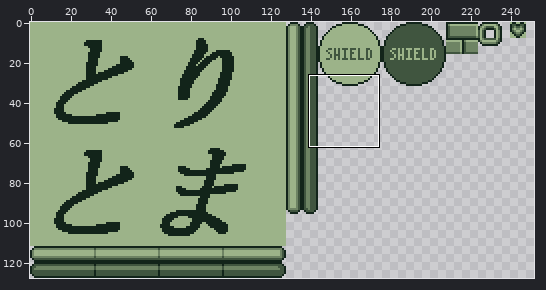
One commit to this sprite sheet: src/images/control.png. The picture above shows the old version from afar; the outline marks the close-up.
Close-up. The starting point:
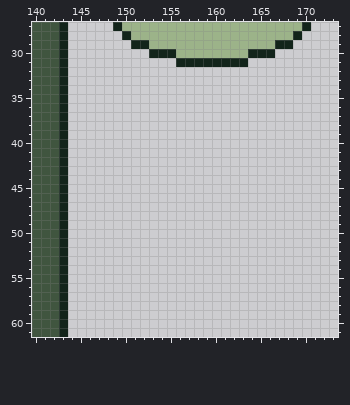
The file is 256x128 pixels. Shown: x 140..173, y 27..61. The wide view leaves out empty margins.
After the commit:
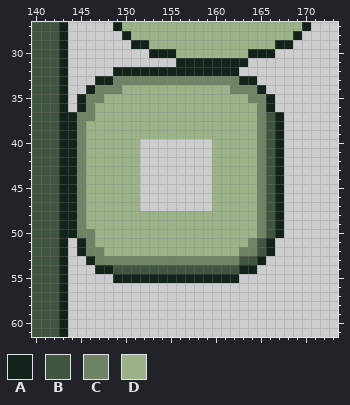
Palette (. is transparent): A #12241a  B #40553f  C #6e8464  D #9cb389
Edits made:
@@ x 140..173 @@
 31 BBBA............AAAAAAAA..........
-32 BBBA..............................
-33 BBBA..............................
-34 BBBA..............................
-35 BBBA..............................
-36 BBBA..............................
-37 BBBA..............................
-38 BBBA..............................
-39 BBBA..............................
-40 BBBA..............................
-41 BBBA..............................
-42 BBBA..............................
-43 BBBA..............................
-44 BBBA..............................
-45 BBBA..............................
-46 BBBA..............................
-47 BBBA..............................
-48 BBBA..............................
-49 BBBA..............................
-50 BBBA..............................
-51 BBBA..............................
-52 BBBA..............................
-53 BBBA..............................
-54 BBBA..............................
-55 BBBA..............................
+32 BBBA.....AAAAAAAAAAAAAA...........
+33 BBBA...AACCCCCCCCCCCCCCAA.........
+34 BBBA..ACCCDDDDDDDDDDDDCCCA........
+35 BBBA.ACCDDDDDDDDDDDDDDDDCCA.......
+36 BBBA.ACDDDDDDDDDDDDDDDDDDCA.......
+37 BBBAACCDDDDDDDDDDDDDDDDDDCBA......
+38 BBBAACDDDDDDDDDDDDDDDDDDDCBA......
+39 BBBAACDDDDDDDDDDDDDDDDDDDCBA......
+40 BBBAACDDDDDD........DDDDDCBA......
+41 BBBAACDDDDDD........DDDDDCBA......
+42 BBBAACDDDDDD........DDDDDCBA......
+43 BBBAACDDDDDD........DDDDDCBA......
+44 BBBAACDDDDDD........DDDDDCBA......
+45 BBBAACDDDDDD........DDDDDCBA......
+46 BBBAACDDDDDD........DDDDDCBA......
+47 BBBAACDDDDDD........DDDDDCBA......
+48 BBBAACDDDDDDDDDDDDDDDDDDDCBA......
+49 BBBAACDDDDDDDDDDDDDDDDDDDCBA......
+50 BBBAACCDDDDDDDDDDDDDDDDDDCBA......
+51 BBBA.ACDDDDDDDDDDDDDDDDDCBA.......
+52 BBBA.ACCDDDDDDDDDDDDDDDCCBA.......
+53 BBBA..ACCCCCCCCCCCCCCCCBBA........
+54 BBBA...AABBBBBBBBBBBBBBAA.........
+55 BBBA.....AAAAAAAAAAAAAA...........
 56 BBBA..............................
Boxes around the changes in both close-ups, in picture pixels (x1, y1, x2, y2):
added: (68, 67, 284, 283)
